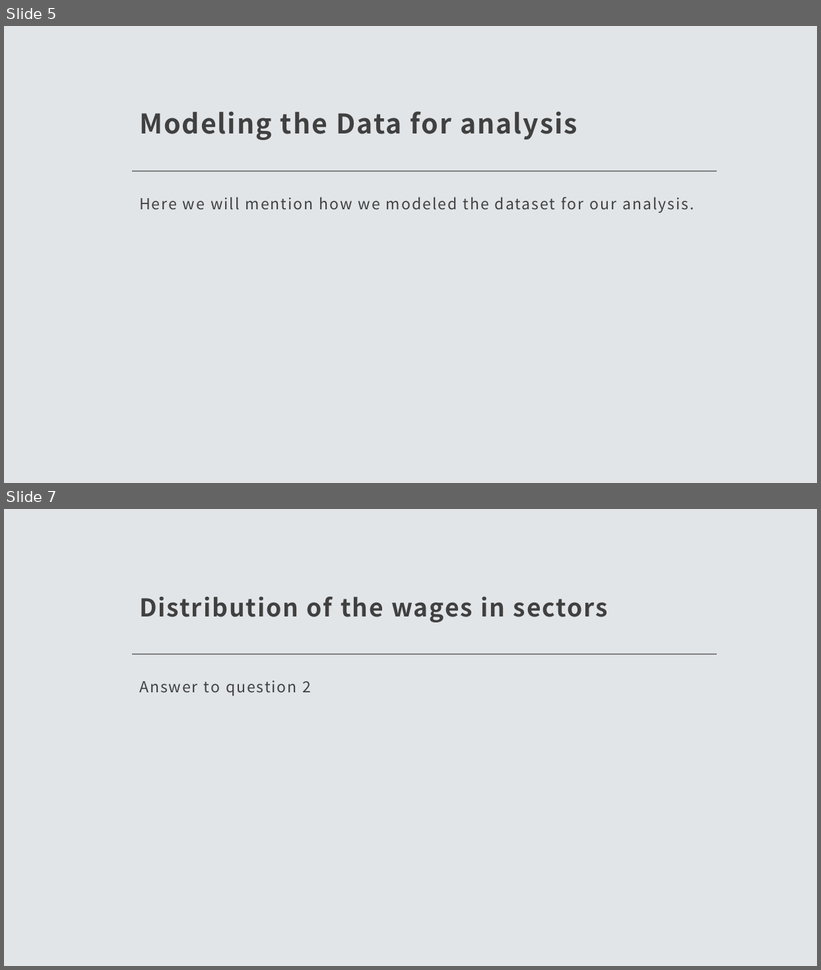
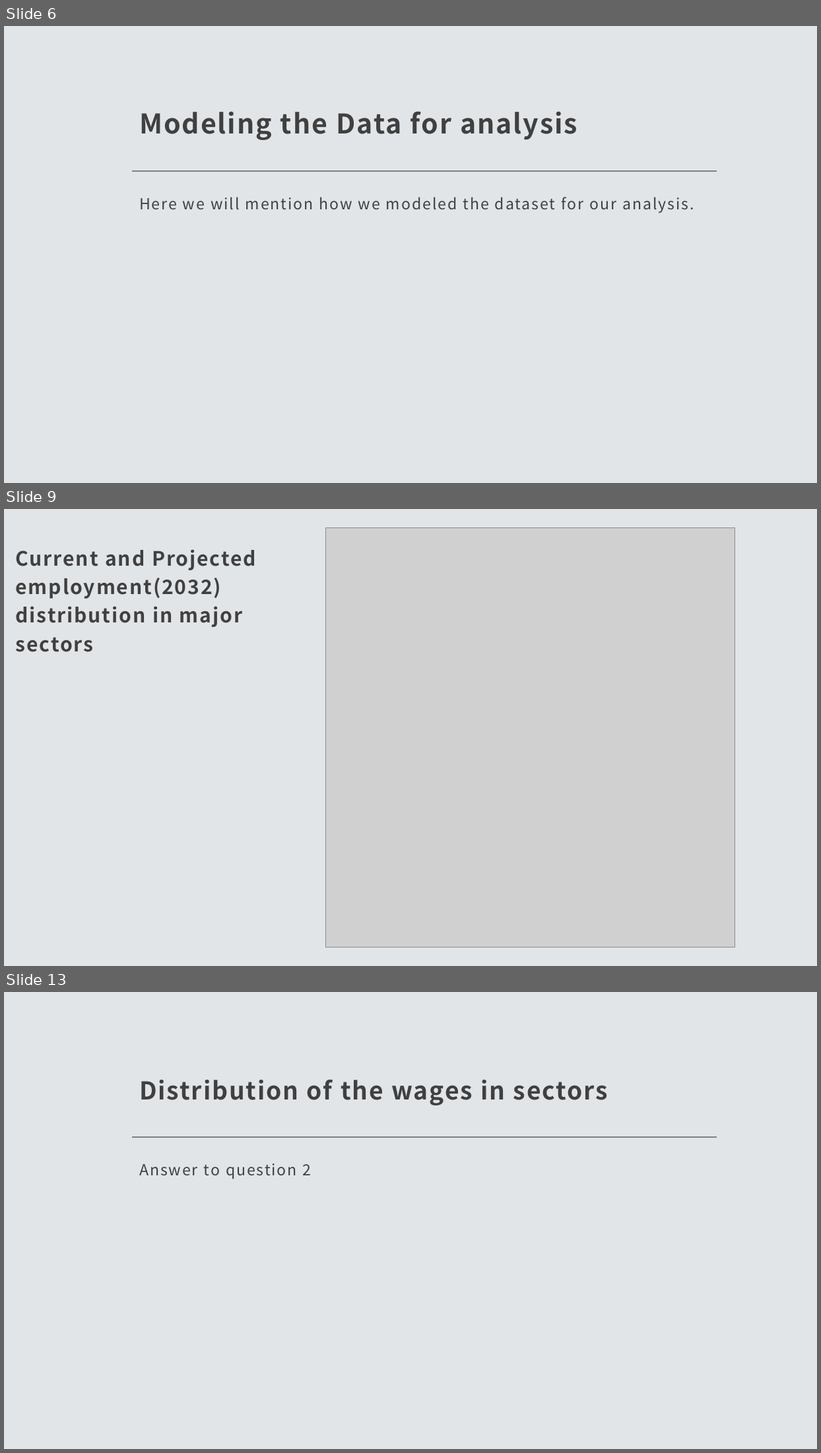
Before and after one commit to vinaya-kusuma/Project1, a slide deck: Project1.pptx. Shown one above the other, each under a label of ours: slides 5 and 7 before the commit, slides 6, 9 and 13 after it; the slides between them are not shown. The pictures are 821x970 and 821x1453 pixels, drawn with LibreOffice and Linux fonts; fonts in the diff are those of the drawing; grey boxes stand for pictures. Boxes give left, top, right and bottom in pixels: in the first picture for what was removed or moved away, otherwise in the second. Text is boxed around its words. In the diff, an @@ line names an element or a change of style, - is before the commit and + after.

Commit message:
Updated the ppt slides for employment distribution

```diff
--- a/Project1.pptx
+++ b/Project1.pptx
@@ slide 9 added at [4, 509, 817, 966], background #E2E5E8 @@
@@ picture added at [326, 527, 735, 948] @@
@@ text added at [16, 549, 256, 652], 23.4 pt, text #404040, bold @@
+Current and Projected employment(2032) distribution in major sectors
@@ what was slide 5 is now slide 6 @@
@@ what was slide 7 is now slide 13 @@
```
Also in this commit, not shown: 3 slides changed, 7 other slides added, 2 slides removed.
